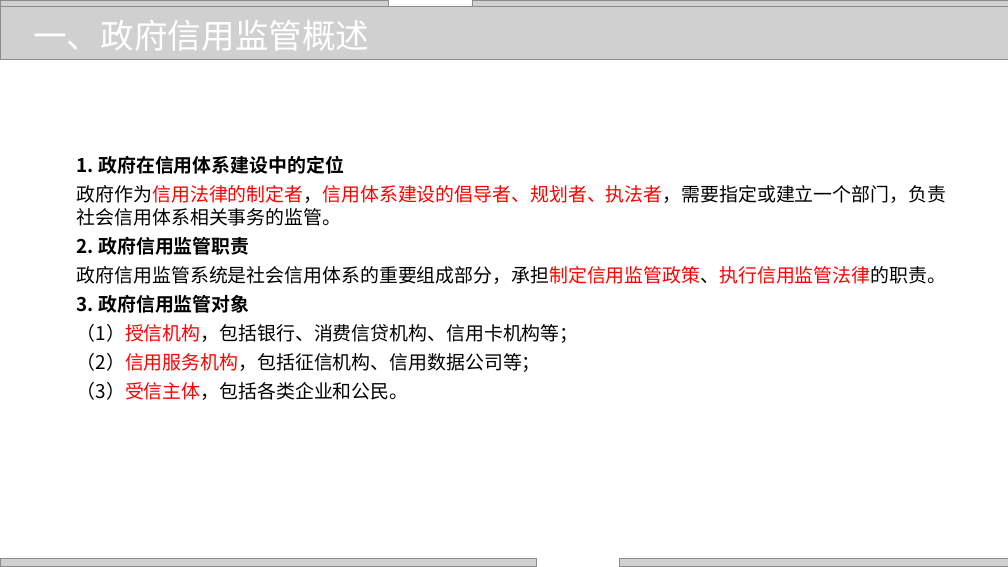
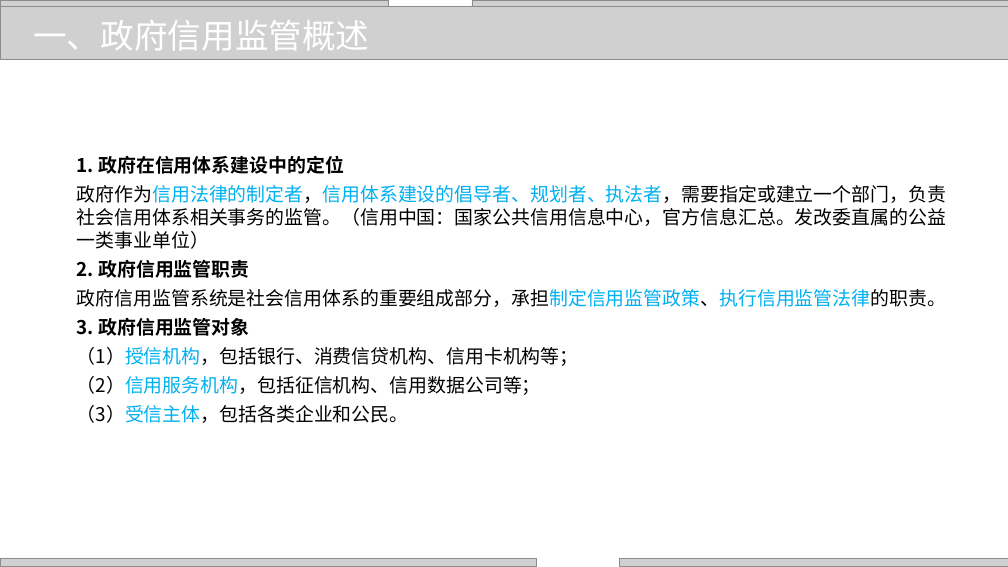
Before and after one commit to zhangjianzhang/internet_credit, a slide deck: slide 4 of files/slides/lecture_23.pptx. Drawn at 1008x567 pixels with LibreOffice and Linux fonts; fonts in the diff are those of the drawing; grey boxes stand for pictures; background and template pictures are left out. Boxes give left, top, right and bottom in pixels: in the first picture for what was removed or moved away, otherwise in the second. Text is boxed around its words. In the diff, an @@ line names an element or a change of style, - is before the commit and + after.

```diff
--- a/files/slides/lecture_23.pptx
+++ b/files/slides/lecture_23.pptx
@@ text at (77,185,946,249): text changed @@
-政府作为信用法律的制定者，信用体系建设的倡导者、规划者、执法者，需要指定或建立一个部门，负责社会信用体系相关事务的监管。
+政府作为信用法律的制定者，信用体系建设的倡导者、规划者、执法者，需要指定或建立一个部门，负责社会信用体系相关事务的监管。（信用中国：国家公共信用信息中心，官方信息汇总。发改委直属的公益一类事业单位）
@@ text at (77,289,946,423): text colour #FF0000 to #00B0F0 in "政府信用监管系统是社会信用体系的重要组成部分，承担制定信用监管政策、执行信用监管法律的职责。", "（1）授信机构，包括银行、消费信贷机构、信用卡机构等；", "（2）信用服务机构，包括征信机构、信用数据公司等；", "（3）受信主体，包括各类企业和公民。" @@
```
Also in this commit, not shown: 4 other slides changed, 17 other files.
